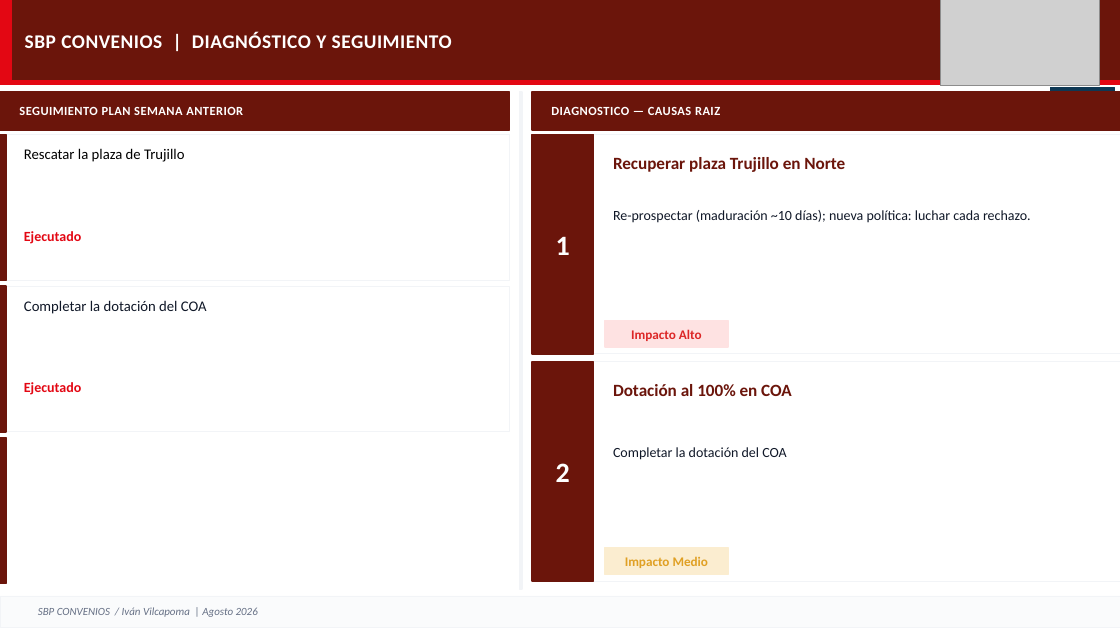
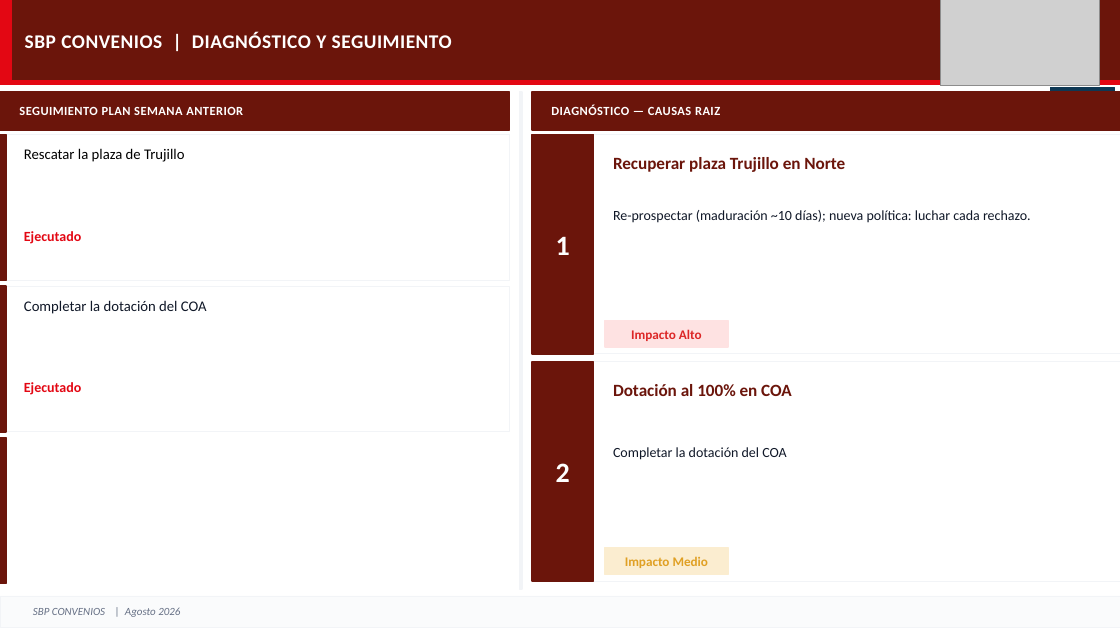
Before and after one commit to piere0405/streamlit_app, a slide deck: slide 10 of plantilla_campanias.pptx. Drawn at 1120x630 pixels with LibreOffice and Linux fonts; fonts in the diff are those of the drawing; grey boxes stand for pictures. Boxes give left, top, right and bottom in pixels: in the first picture for what was removed or moved away, otherwise in the second. Text is boxed around its words. In the diff, an @@ line names an element or a change of style, - is before the commit and + after.

```diff
--- a/plantilla_campanias.pptx
+++ b/plantilla_campanias.pptx
@@ text at <box>551,105,720,115</box>: text changed @@
-DIAGNOSTICO — CAUSAS RAIZ
+DIAGNÓSTICO — CAUSAS RAIZ
@@ text at <box>33,607,180,617</box>: text changed @@
-SBP CONVENIOS / Iván Vilcapoma | Agosto 2026
+SBP CONVENIOS | Agosto 2026
```
Also in this commit, not shown: 54 other slides changed, 1 other file.
